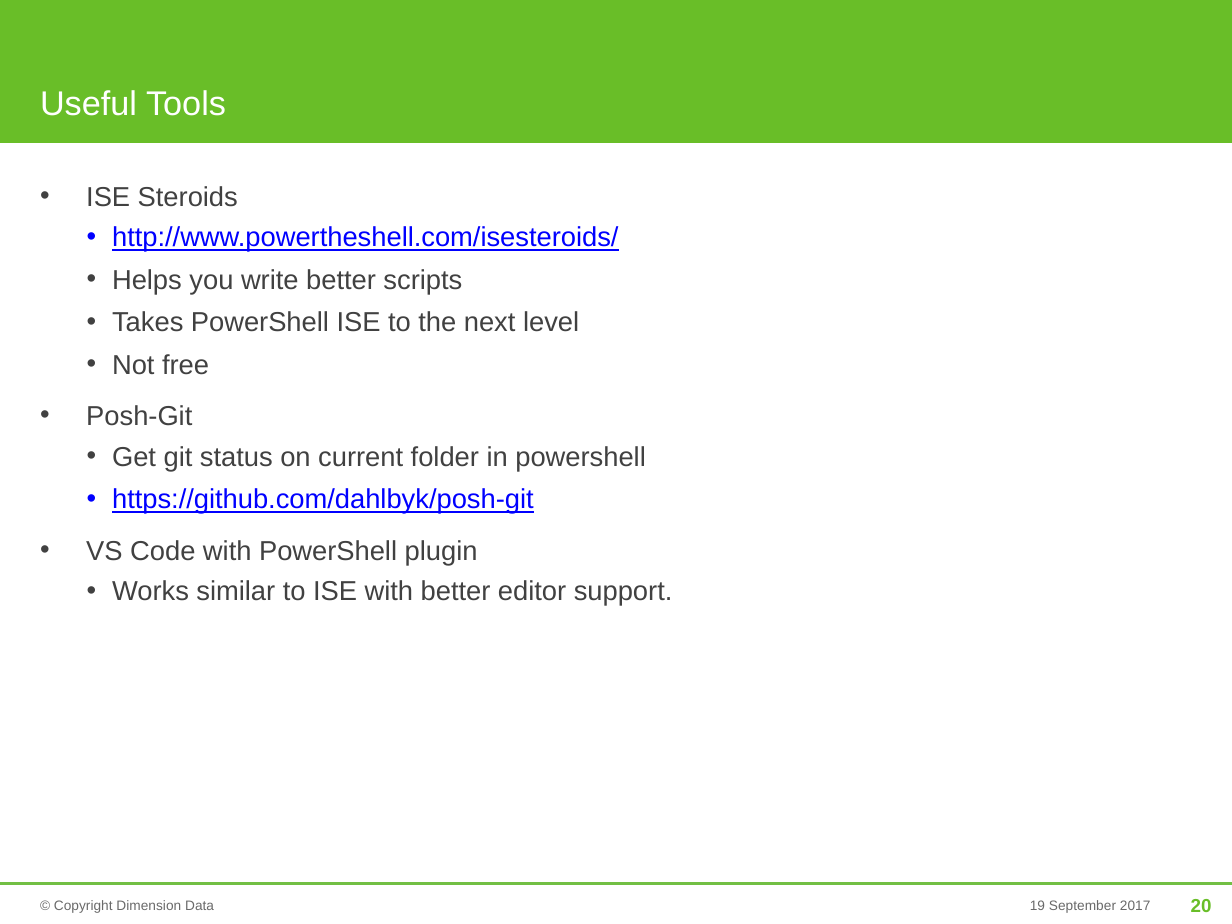
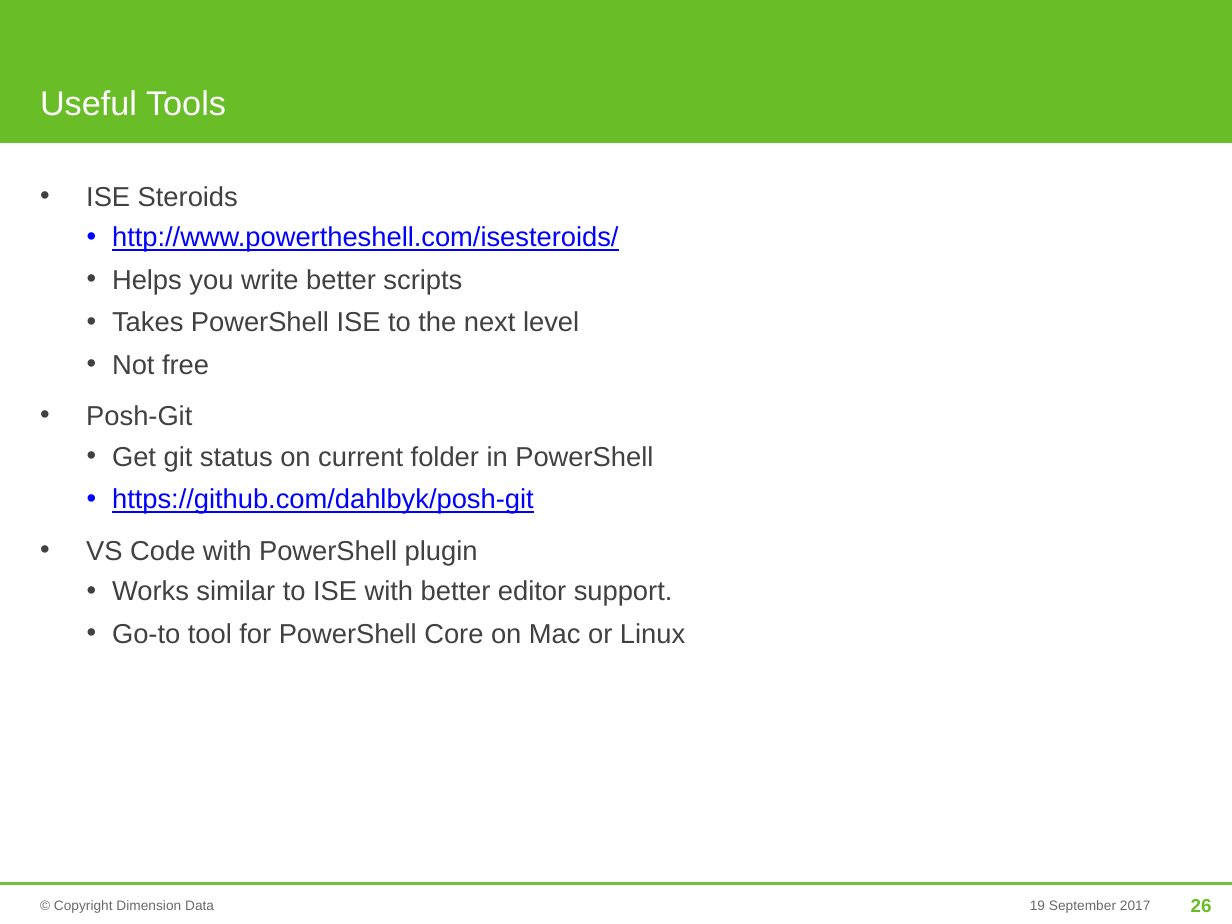
Before and after one commit to mjrio/mjr-tooling-poweshell, a slide deck: slide 26 of BasicPowerShell.pptx (slide 20 before the commit). Drawn at 1232x924 pixels with LibreOffice and Linux fonts; fonts in the diff are those of the drawing; background and template pictures are left out. Boxes give left, top, right and bottom in pixels: in the first picture for what was removed or moved away, otherwise in the second. Text is boxed around its words. In the diff, an @@ line names an element or a change of style, - is before the commit and + after.

```diff
--- a/BasicPowerShell.pptx
+++ b/BasicPowerShell.pptx
@@ text at box(112, 446, 653, 472): text changed @@
-    • Get git status on current folder in powershell
+    • Get git status on current folder in PowerShell
@@ text at box(112, 623, 685, 644): paragraph added @@
+    • Go-to tool for PowerShell Core on Mac or Linux
@@ page number at box(1191, 899, 1212, 912): text changed @@
-20
+26
```
Also in this commit, not shown: 7 other slides changed, 7 slides added.
